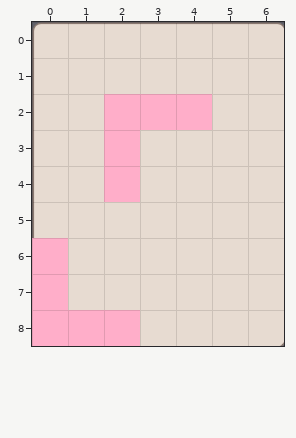
Tiled map -- HungryGame/proj.win32/map/20.tmx. Above, as it was before the edit.
Cells are 60x60 px. Shown: x 0..6, y 0..8.
Once edited:
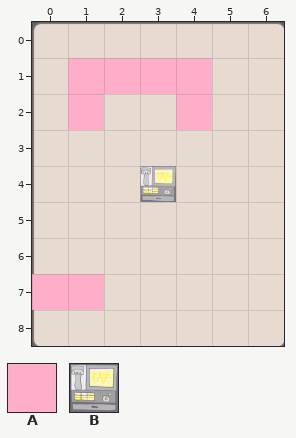
Key: from "metaset1": A 0; from "wall": B 0.
_ is an empty cell, # one hidden under a higher layer, . an unchanged one.
What changed:
--- layer "wall"
@@ x 2..3 @@
-2 ##
-3 #.
-4 #_
+2 __
+3 _.
+4 _B
@@ x 0..0 @@
-6 #
+6 _
@@ x 0..2 @@
-8 ###
+8 ___
--- layer "Items"
@@ x 1..4 @@
-1 ____
-2 _AA.
-3 .A..
-4 .A..
+1 AAAA
+2 A__.
+3 ._..
+4 ._..
@@ x 0..2 @@
-6 A..
-7 ._.
-8 AAA
+6 _..
+7 .A.
+8 ___
Boxes around the changes in both pictures, in picture pixels (x1, y1, x2, y2):
changed: (68, 58, 212, 202)
changed: (32, 238, 140, 346)
